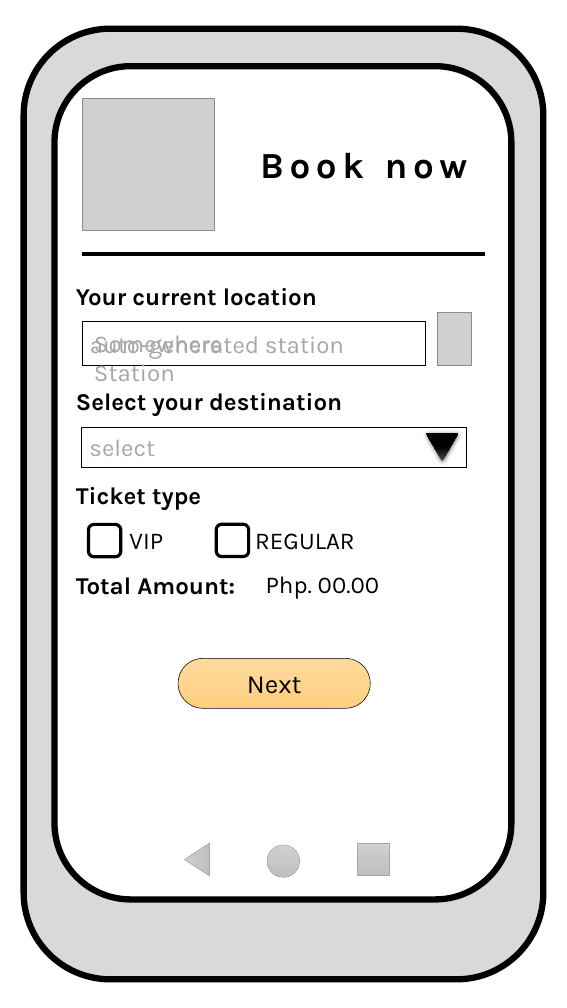
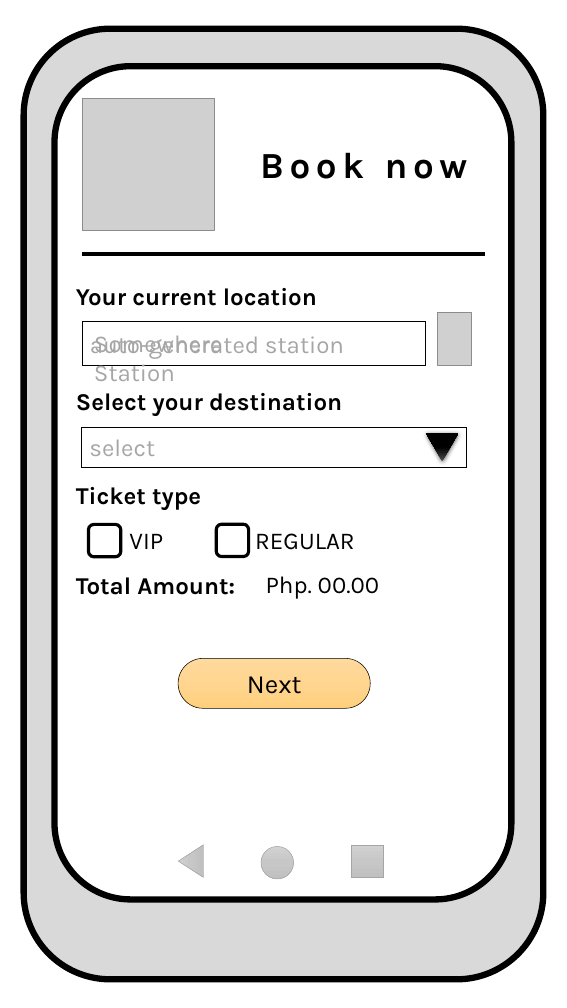
Before and after one commit to pmmanalang/userdes-SF181-A1-Manalang-Timo, a slide deck: slide 7 of Digital Mockup/Static-PrototypeVer.1.pptx. Drawn at 567x1008 pixels with LibreOffice and Linux fonts; fonts in the diff are those of the drawing; grey boxes stand for pictures. Boxes give left, top, right and bottom in pixels: in the first picture for what was removed or moved away, otherwise in the second. Text is boxed around its words. In the diff, an @@ line names an element or a change of style, - is before the commit and + after.

```diff
--- a/Digital Mockup/Static-PrototypeVer.1.pptx
+++ b/Digital Mockup/Static-PrototypeVer.1.pptx
@@ 1 ellipse, 1 triangle, 1 rectangle: place and size @@
-1 ellipse, 1 triangle, 1 rectangle at (184, 843, 389, 878)
+1 ellipse, 1 triangle, 1 rectangle at (178, 844, 383, 879)
```
Also in this commit, not shown: 3 other slides changed, 4 slides added, 2 slides removed.
